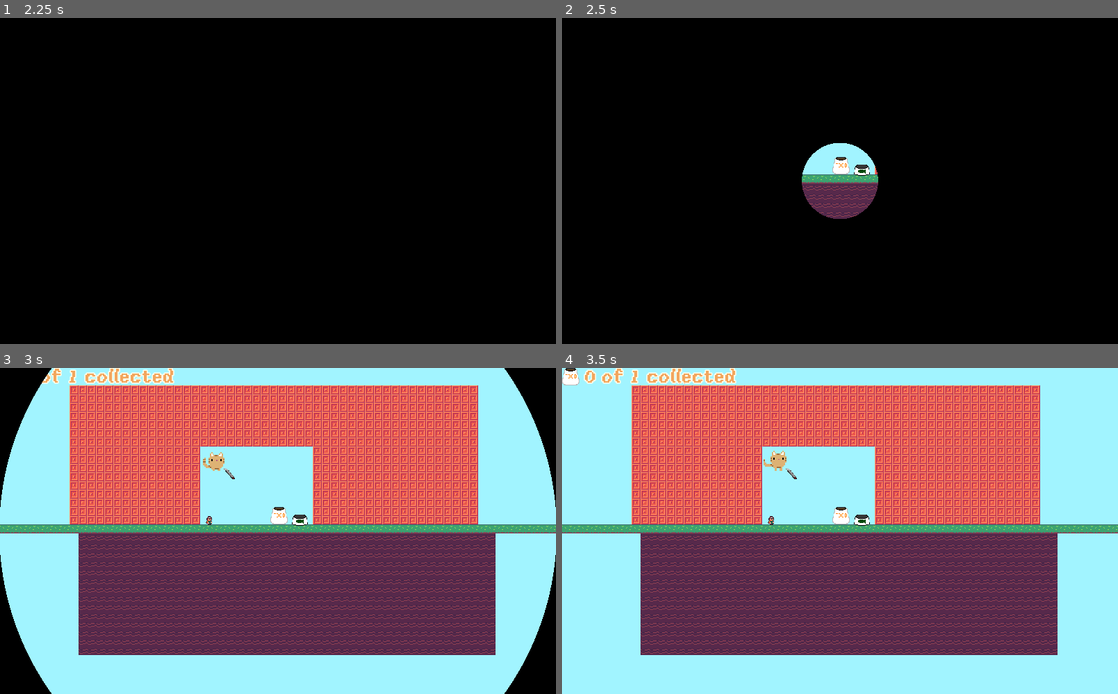
Above: before the commit, frames 1-4 (two rows, left to right).
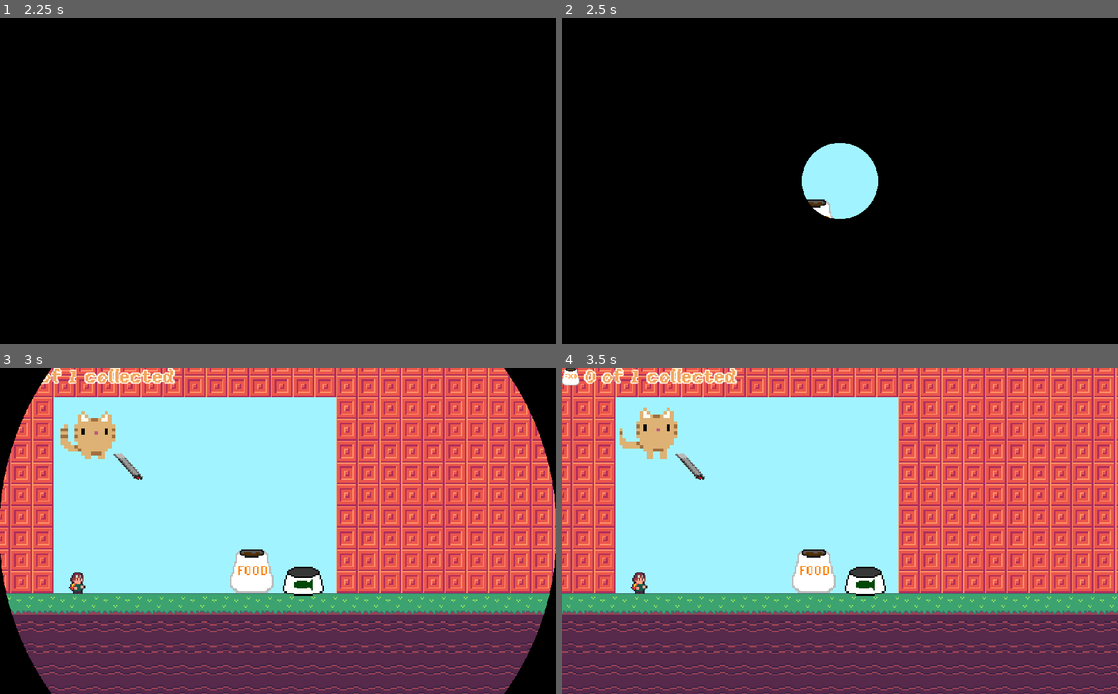
Above: after the commit, the same moments.

Repository: aarongrisez/gmtk2023
Game: Godot game, scene res://UI/Menu.tscn
Two runs of this game, one before a commit and one after it. Both use one fixed random seed, a clock stepped at 60 frames per second and the inputs below. Sound files missing from this copy of the repository are replaced by a short silence.
Inputs:
- Up to frame 1 (2.25 s): click "Play" at 0.5 s; click "Play" at 1.25 s; click "Next Level" at 2 s
- Up to frame 2 (2.5 s): no input
- Up to frame 3 (3 s): click "Next Level" at 2.75 s
- Up to frame 4 (3.5 s): no input

Frame 1 is identical in both runs. In frame 2, 1.8% of the frame differs, in the area x 43-57%, y 38-62%; in frame 3, 77%; in frame 4, 83%, in the area x 0-100%, y 0-100%.

Commit message:
Fix link from menu to World1

Diff:
--- a/gmtk2023/Global/Global.gd
+++ b/gmtk2023/Global/Global.gd
@@ -63,7 +63,7 @@
 var scene_map = init_scene_map()
 
 var rng = RandomNumberGenerator.new()
-var current_world = "res://World/World5a.tscn"
+var current_world = "res://World/World1.tscn"
 
 func reset_counters():
 	max_food = 0
--- a/gmtk2023/UI/Menu.gd
+++ b/gmtk2023/UI/Menu.gd
@@ -16,4 +16,4 @@
 	Global.current_food = 0
 	Global.collected_food = 0
 	Global.block_switch = true
-	var _error = get_tree().change_scene("res://World/World1.tscn")
+	var _error = get_tree().change_scene("res://World/Viewports.tscn")
